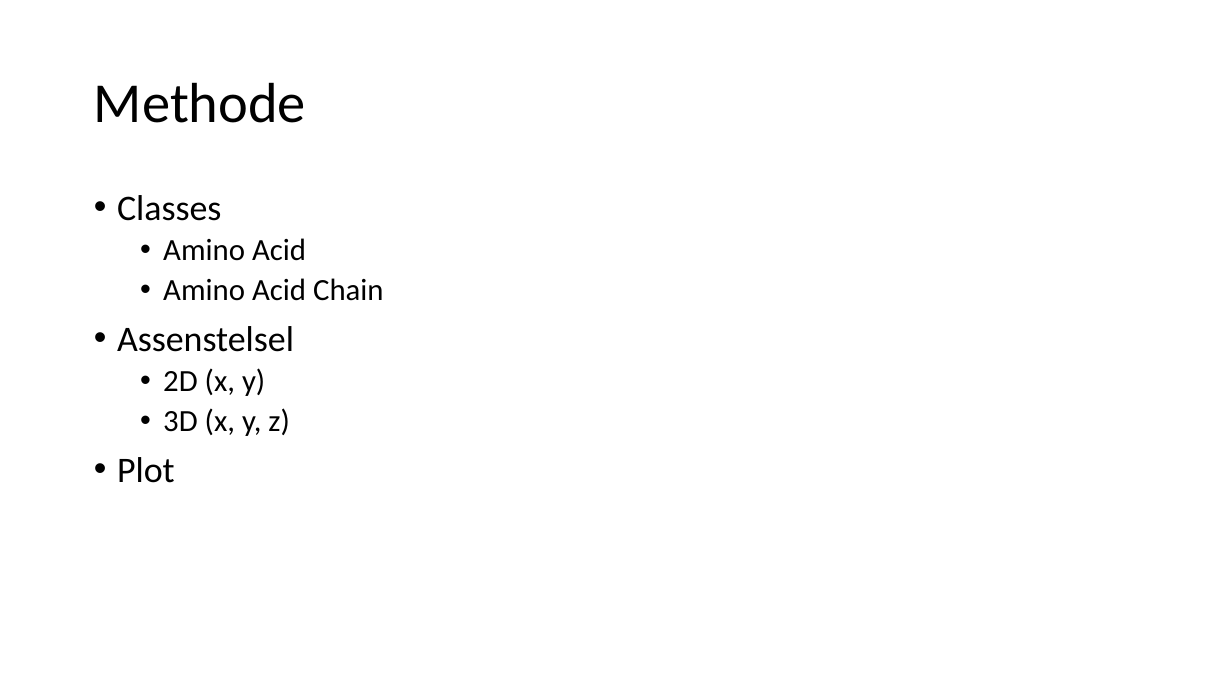
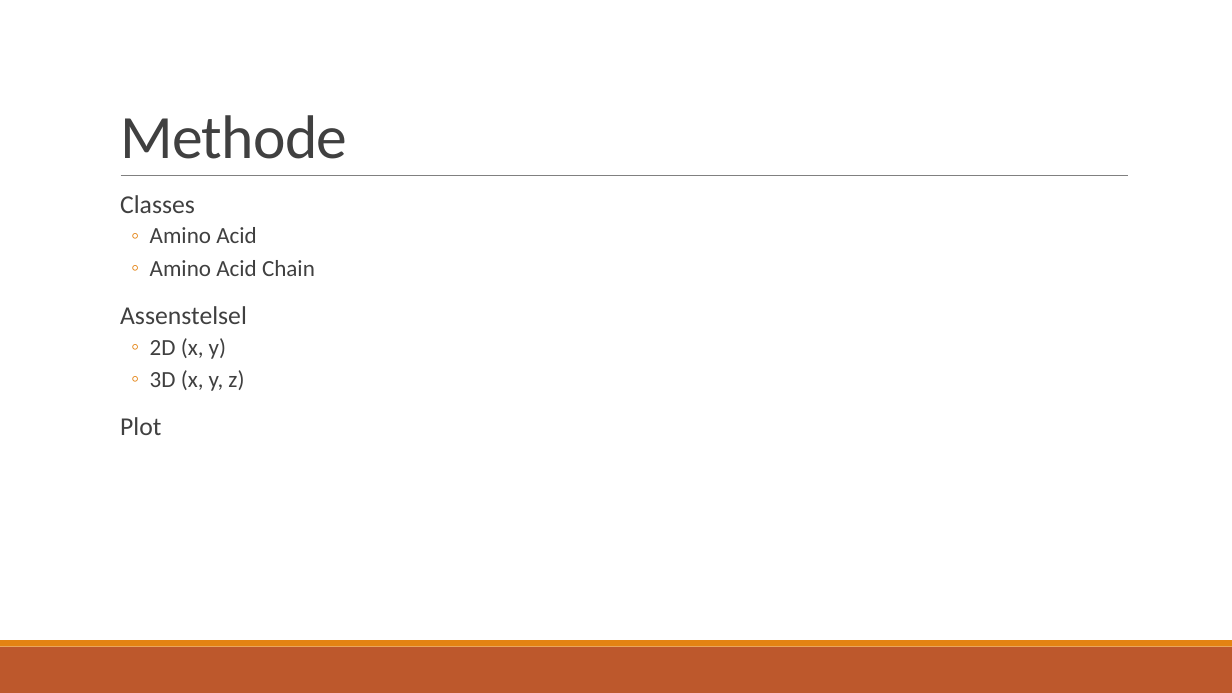
Before and after one commit to LunarLite/Proteasen, a slide deck: slide 6 of Presentations/Proteasen - week 1.pptx. Drawn at 1232x693 pixels with LibreOffice and Linux fonts; fonts in the diff are those of the drawing. Boxes give left, top, right and bottom in pixels: in the first picture for what was removed or moved away, otherwise in the second. Text is boxed around its words. In the diff, an @@ line names an element or a change of style, - is before the commit and + after.

```diff
--- a/Presentations/Proteasen - week 1.pptx
+++ b/Presentations/Proteasen - week 1.pptx
@@ title "Methode": place and size @@
-title "Methode" at <box>94,82,306,123</box>
+title "Methode" at <box>120,115,347,159</box>
@@ title "Methode" at <box>120,115,347,159</box>: size 44 to 48 pt, text colour #000000 to #404040, letter spacing 0 to -0.5 pt; line spacing 0.9 to 0.85; vertical alignment middle to bottom @@
@@ line added from (121, 176) to (1128, 176), #808080 0.5 pt @@
@@ text "Classes" at <box>120,195,315,435</box>: size 28 to 20 pt in "Classes", "Assenstelsel", "Plot"; text colour #000000 to #404040; size 24 to 18 pt in "Amino Acid", "Amino Acid Chain", "2D (x, y)", "3D (x, y, z)"; bullet • to  ; more space between paragraphs; bullet • to ◦ @@
@@ rectangle added at <box>0,647,1232,693</box>, fill #BD582C @@
@@ rectangle added at <box>0,640,1232,647</box>, fill #E48312 @@
```
Also in this commit, not shown: 9 other slides changed, 2 other files.
